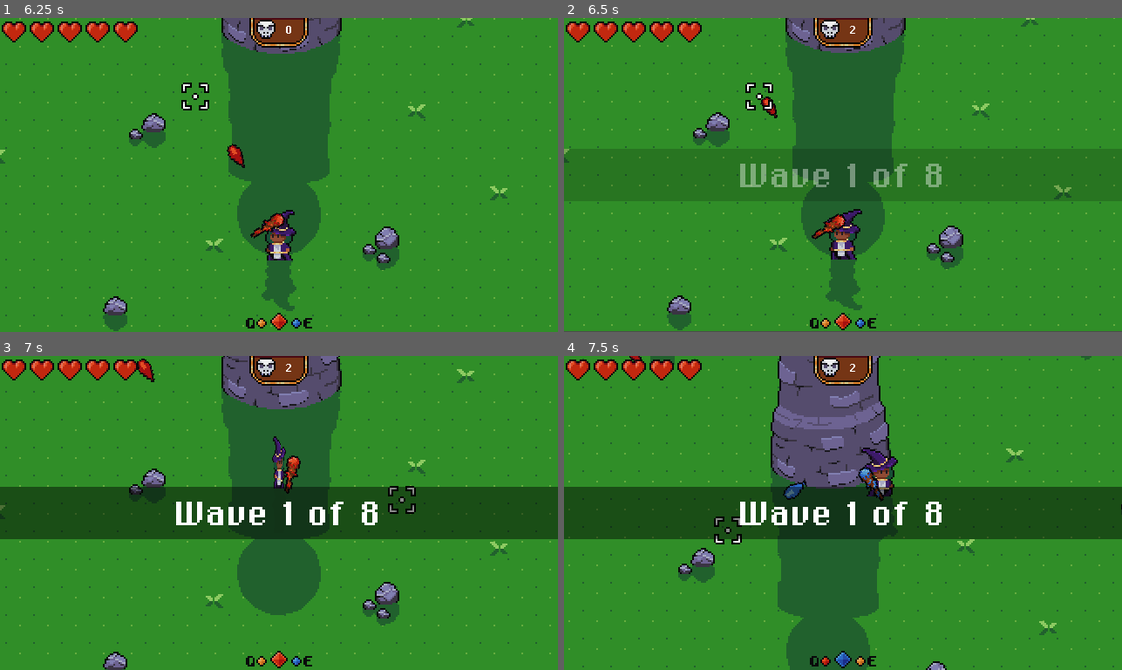
Above: before the commit, frames 1-4 (two rows, left to right).
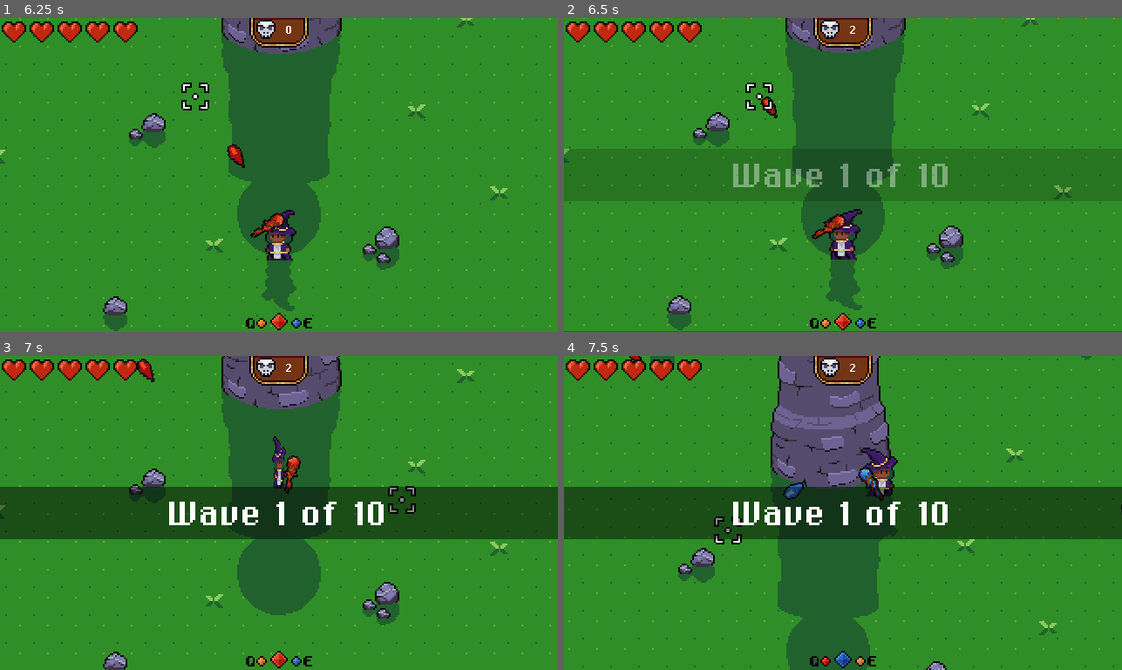
Above: after the commit, the same moments.

Repository: Triceru179/GameJam5
Game: Godot game, scene res://scenes/MainMenu.tscn
Same seed, same stepped clock (60 frames per second), same inputs: the game is played once before the commit and once after it. Sound files missing from this copy of the repository are replaced by a short silence.
Inputs (mouse positions are in pixels of both pictures, inside the frame that each line leads up to):
- Up to frame 1 (6.25 s): tap Enter (ui_accept) at 0.5, 0.77, 1.52, 2.75, 3.02, 3.77, 4.52, 6.02 s; move the mouse to (401, 159) at 0.52 s; hold E (action_color_swap_right) 0.53-1.28 s; hold Right mouse button (action_dash) 0.53-1.28 s; move the mouse to (167, 190) at 1.27 s; hold S (action_down) 1.28-2.03 s; click (167, 190) at 1.35 s; move the mouse to (334, 105) at 2.02 s; hold E (action_color_swap_right) 2.03-2.78 s; hold Right mouse button (action_dash) 2.03-2.78 s; move the mouse to (251, 237) at 2.77 s; hold W (action_up) 2.78-3.53 s; click (251, 237) at 2.85 s; move the mouse to (446, 222) at 3.52 s; hold Right mouse button (action_dash) 3.53-4.28 s; hold Q (action_color_swap_left) 3.53-5.03 s; move the mouse to (111, 127) at 4.27 s; click (111, 127) at 4.35 s; move the mouse to (306, 175) at 5.02 s; hold S (action_down) 5.03-5.78 s; hold Right mouse button (action_dash) 5.03-5.78 s; move the mouse to (195, 96) at 5.77 s; hold E (action_color_swap_right) from 5.78 s (still down); click (195, 96) at 5.85 s
- Up to frame 2 (6.5 s): keep holding E (action_color_swap_right)
- Up to frame 3 (7 s): move the mouse to (401, 497) at 6.52 s; release E (action_color_swap_right) at 6.53 s; hold W (action_up) from 6.53 s (still down); hold Right mouse button (action_dash) from 6.53 s (still down); tap Enter (ui_accept) at 6.77 s
- Up to frame 4 (7.5 s): move the mouse to (731, 528) at 7.27 s; release W (action_up) at 7.28 s; release Right mouse button (action_dash) at 7.28 s; hold E (action_color_swap_right) from 7.28 s (still down); click (731, 528) at 7.35 s

Frame 1 is identical in both runs. In frame 2, 1.5% of the frame differs, in the area x 30-69%, y 46-54%; in frame 3, 1.5%; in frame 4, 1.5%.

Commit message:
Waves updated

Diff:
--- a/scenes/Game.tscn
+++ b/scenes/Game.tscn
@@ -21,8 +21,10 @@
 [ext_resource path="res://world/waves/wave_datas/Wave_04.tres" type="Resource" id=19]
 [ext_resource path="res://world/waves/wave_datas/Wave_06.tres" type="Resource" id=20]
 [ext_resource path="res://world/waves/wave_datas/Wave_07.tres" type="Resource" id=21]
-[ext_resource path="res://world/waves/wave_datas/Wave_08.tres" type="Resource" id=22]
+[ext_resource path="res://world/waves/wave_datas/Wave_09.tres" type="Resource" id=22]
 [ext_resource path="res://scenes/Game/game.gd" type="Script" id=23]
+[ext_resource path="res://world/waves/wave_datas/Wave_08.tres" type="Resource" id=24]
+[ext_resource path="res://world/waves/wave_datas/Wave_10.tres" type="Resource" id=25]
 
 [sub_resource type="RectangleShape2D" id=1]
 extents = Vector2( 340, 10 )
@@ -219,7 +221,7 @@
 
 [node name="WaveSpawner" type="Node" parent="World"]
 script = ExtResource( 9 )
-waves = [ ExtResource( 10 ), ExtResource( 6 ), ExtResource( 11 ), ExtResource( 19 ), ExtResource( 18 ), ExtResource( 20 ), ExtResource( 21 ), ExtResource( 22 ) ]
+waves = [ ExtResource( 10 ), ExtResource( 6 ), ExtResource( 11 ), ExtResource( 19 ), ExtResource( 18 ), ExtResource( 20 ), ExtResource( 21 ), ExtResource( 24 ), ExtResource( 22 ), ExtResource( 25 ) ]
 
 [node name="RestTime" type="Timer" parent="World/WaveSpawner"]
 wait_time = 5.0
--- a/world/waves/wave_datas/Wave_05.tres
+++ b/world/waves/wave_datas/Wave_05.tres
@@ -9,4 +9,4 @@
 [resource]
 script = ExtResource( 1 )
 enemies_scene = [ ExtResource( 2 ), ExtResource( 4 ), ExtResource( 5 ), ExtResource( 3 ) ]
-enemies_quantity = [ 5, 10, 0, 0 ]
+enemies_quantity = [ 7, 5, 0, 0 ]
--- a/world/waves/wave_datas/Wave_06.tres
+++ b/world/waves/wave_datas/Wave_06.tres
@@ -9,4 +9,4 @@
 [resource]
 script = ExtResource( 1 )
 enemies_scene = [ ExtResource( 2 ), ExtResource( 4 ), ExtResource( 5 ), ExtResource( 3 ) ]
-enemies_quantity = [ 6, 2, 1, 0 ]
+enemies_quantity = [ 11, 6, 1, 0 ]
--- a/world/waves/wave_datas/Wave_07.tres
+++ b/world/waves/wave_datas/Wave_07.tres
@@ -9,4 +9,4 @@
 [resource]
 script = ExtResource( 1 )
 enemies_scene = [ ExtResource( 2 ), ExtResource( 4 ), ExtResource( 5 ), ExtResource( 3 ) ]
-enemies_quantity = [ 12, 7, 2, 0 ]
+enemies_quantity = [ 12, 8, 2, 0 ]
--- a/world/waves/wave_datas/Wave_08.tres
+++ b/world/waves/wave_datas/Wave_08.tres
@@ -9,4 +9,4 @@
 [resource]
 script = ExtResource( 1 )
 enemies_scene = [ ExtResource( 2 ), ExtResource( 4 ), ExtResource( 5 ), ExtResource( 3 ) ]
-enemies_quantity = [ 12, 15, 5, 0 ]
+enemies_quantity = [ 14, 9, 3, 0 ]
--- /dev/null
+++ b/world/waves/wave_datas/Wave_09.tres
@@ -0,0 +1,12 @@
+[gd_resource type="Resource" load_steps=6 format=2]
+
+[ext_resource path="res://world/waves/wave_data.gd" type="Script" id=1]
+[ext_resource path="res://actors/enemies/ghost/Ghost.tscn" type="PackedScene" id=2]
+[ext_resource path="res://actors/enemies/golem/Golem.tscn" type="PackedScene" id=3]
+[ext_resource path="res://actors/enemies/slime/Slime.tscn" type="PackedScene" id=4]
+[ext_resource path="res://actors/enemies/demon/Demon.tscn" type="PackedScene" id=5]
+
+[resource]
+script = ExtResource( 1 )
+enemies_scene = [ ExtResource( 4 ), ExtResource( 5 ), ExtResource( 3 ), ExtResource( 2 ) ]
+enemies_quantity = [ 12, 15, 5, 0 ]
--- /dev/null
+++ b/world/waves/wave_datas/Wave_10.tres
@@ -0,0 +1,12 @@
+[gd_resource type="Resource" load_steps=6 format=2]
+
+[ext_resource path="res://world/waves/wave_data.gd" type="Script" id=1]
+[ext_resource path="res://actors/enemies/ghost/Ghost.tscn" type="PackedScene" id=2]
+[ext_resource path="res://actors/enemies/golem/Golem.tscn" type="PackedScene" id=3]
+[ext_resource path="res://actors/enemies/slime/Slime.tscn" type="PackedScene" id=4]
+[ext_resource path="res://actors/enemies/demon/Demon.tscn" type="PackedScene" id=5]
+
+[resource]
+script = ExtResource( 1 )
+enemies_scene = [ ExtResource( 4 ), ExtResource( 5 ), ExtResource( 3 ), ExtResource( 2 ) ]
+enemies_quantity = [ 23, 17, 8, 0 ]
Not shown: 1 places in scenes/Game.tscn that only renumber resources
